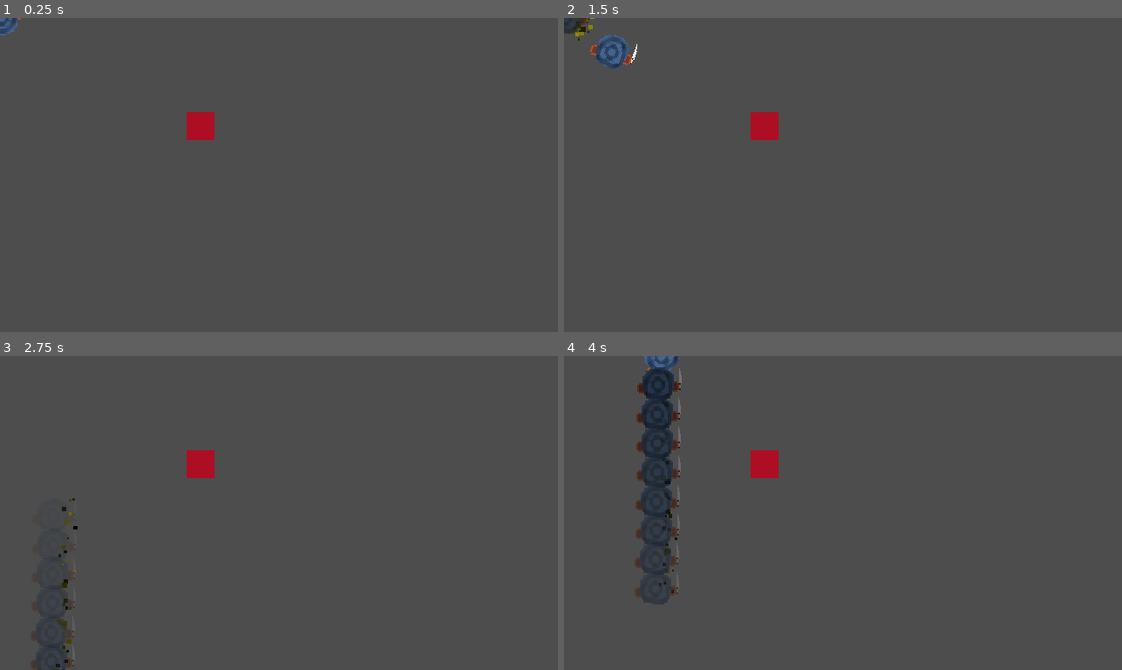
Above: before the commit, frames 1-4 (two rows, left to right).
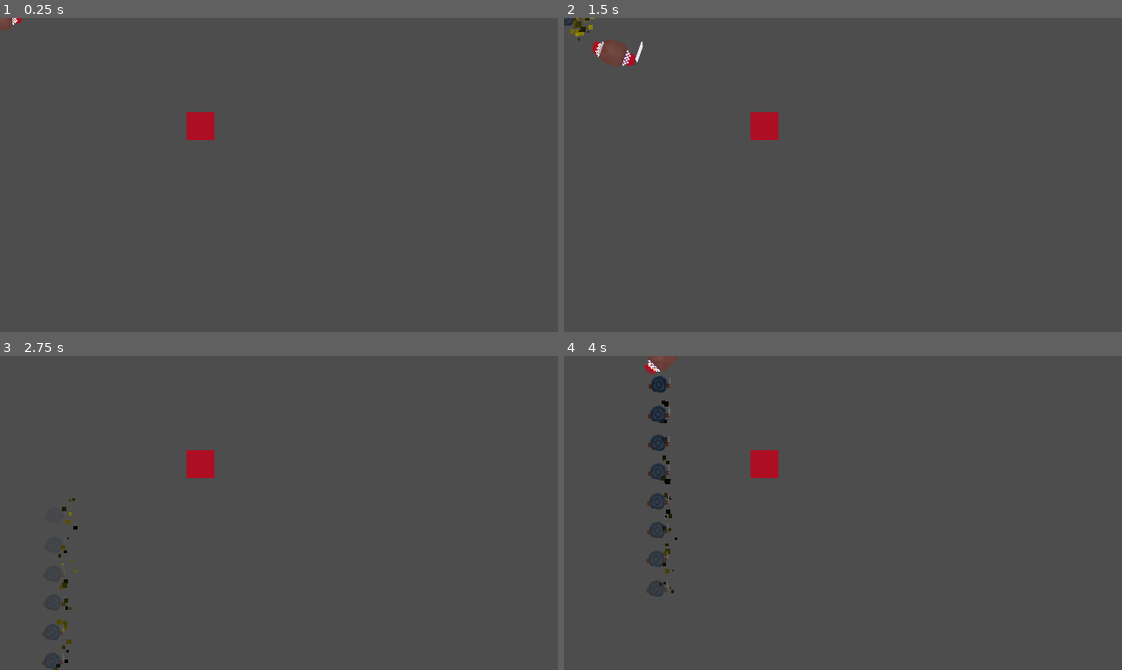
Above: after the commit, the same moments.

Repository: Ouvryyz/P2iGit
Game: Godot game, scene res://Fighter/Scenes/Game/Game.tscn
Two runs of this game, one before a commit and one after it. Both use one fixed random seed, a clock stepped at 60 frames per second and the inputs below.
Inputs (mouse positions are in pixels of both pictures, inside the frame that each line leads up to):
- Up to frame 1 (0.25 s): no input
- Up to frame 2 (1.5 s): tap Enter at 0.5 s; move the mouse to (965, 159) at 0.52 s; hold D (move_right) 0.53-1.28 s; hold Shift (Dash) 0.53-1.28 s; click (965, 159) at 0.67 s; move the mouse to (731, 190) at 1.27 s; hold S (move_down) from 1.28 s (still down); tap Space (test) at 1.35 s
- Up to frame 3 (2.75 s): move the mouse to (334, 443) at 2.02 s; release S (move_down) at 2.03 s; hold D (move_right) from 2.03 s (still down); hold Shift (Dash) from 2.03 s (still down)
- Up to frame 4 (4 s): move the mouse to (815, 575) at 2.77 s; release D (move_right) at 2.78 s; release Shift (Dash) at 2.78 s; hold W (move_up) 2.78-3.53 s; tap Space (test) at 2.85 s; click (815, 575) at 2.92 s; move the mouse to (1010, 560) at 3.52 s; hold A (move_left) from 3.53 s (still down); hold Shift (Dash) from 3.53 s (still down)

The runs differ from the first frame. In frame 1, 0.2% of the frame differs, in the area x 0-5%, y 0-6%; in frame 2, 0.8%; in frame 3, 0.3%; in frame 4, 3.5%, in the area x 12-22%, y 0-80%.

Commit message:
SpritePush

Diff:
--- a/Fighter/Scenes/Player1/Player1.tscn
+++ b/Fighter/Scenes/Player1/Player1.tscn
@@ -2,7 +2,7 @@
 
 [ext_resource type="Script" path="res://Fighter/Scenes/Player1/Scripts/player_1.gd" id="1_thfdq"]
 [ext_resource type="PackedScene" uid="uid://d1rlt3xvr7qmk" path="res://Fighter/Scenes/Dash/Dash.tscn" id="2_bq546"]
-[ext_resource type="Texture2D" uid="uid://byk8e7s6kfc0x" path="res://Fighter/Scenes/Player1/Sprites/PlayerDesign1.webp" id="2_gwnjb"]
+[ext_resource type="Texture2D" uid="uid://c2ig7xw4hsv2i" path="res://Fighter/Sprites/PlayerRed.webp" id="3_mntjs"]
 
 [sub_resource type="CircleShape2D" id="CircleShape2D_1pk17"]
 radius = 20.2237
@@ -38,9 +38,9 @@
 script = ExtResource("1_thfdq")
 dash_node = ExtResource("2_bq546")
 
-[node name="PlayerDesign1" type="Sprite2D" parent="."]
-texture_filter = 1
-texture = ExtResource("2_gwnjb")
+[node name="PlayerRed" type="Sprite2D" parent="."]
+scale = Vector2(0.5, 0.5)
+texture = ExtResource("3_mntjs")
 
 [node name="CollisionShape2D" type="CollisionShape2D" parent="."]
 shape = SubResource("CircleShape2D_1pk17")
@@ -60,6 +60,9 @@
 [node name="HitBoxPlayer1" type="CollisionShape2D" parent="HitboxArea"]
 shape = SubResource("CircleShape2D_aj17m")
 
+[node name="Attack_cooldown" type="Timer" parent="."]
+
 [connection signal="timeout" from="GhostTimer" to="." method="_on_ghost_timer_timeout"]
 [connection signal="body_entered" from="HitboxArea" to="." method="_on_hitbox_area_body_entered"]
 [connection signal="body_exited" from="HitboxArea" to="." method="_on_hitbox_area_body_exited"]
+[connection signal="timeout" from="Attack_cooldown" to="." method="_on_attack_cooldown_timeout"]
--- a/Fighter/Scenes/Player1/Scripts/player_1.gd
+++ b/Fighter/Scenes/Player1/Scripts/player_1.gd
@@ -52,7 +52,7 @@
 
 func add_ghost():
 	var ghost = dash_node.instantiate()
-	ghost.set_property(position, $PlayerDesign1.scale)
+	ghost.set_property(position, $PlayerRed.scale)
 	get_tree().current_scene.add_child(ghost)
 
 func _on_ghost_timer_timeout() -> void:
@@ -88,4 +88,4 @@
 
 
 func _on_attack_cooldown_timeout() -> void:
-	pass # Replace with function body.
+	enemy_cooldown = true
Binary file added: Fighter/Sprites/BarreViePlayerRed1.webp
Not shown, added: Fighter/Sprites/BarreViePlayerRed1.webp.import
Binary file added: Fighter/Sprites/BarreViePlayerRed10.webp
Not shown, added: Fighter/Sprites/BarreViePlayerRed10.webp.import
Binary file added: Fighter/Sprites/BarreViePlayerRed11.webp
Not shown, added: Fighter/Sprites/BarreViePlayerRed11.webp.import
Binary file added: Fighter/Sprites/BarreViePlayerRed12.webp
Not shown, added: Fighter/Sprites/BarreViePlayerRed12.webp.import
Binary file added: Fighter/Sprites/BarreViePlayerRed2.webp
Not shown, added: Fighter/Sprites/BarreViePlayerRed2.webp.import
Binary file added: Fighter/Sprites/BarreViePlayerRed3.webp
Not shown, added: Fighter/Sprites/BarreViePlayerRed3.webp.import
(and 60 more such lines)
